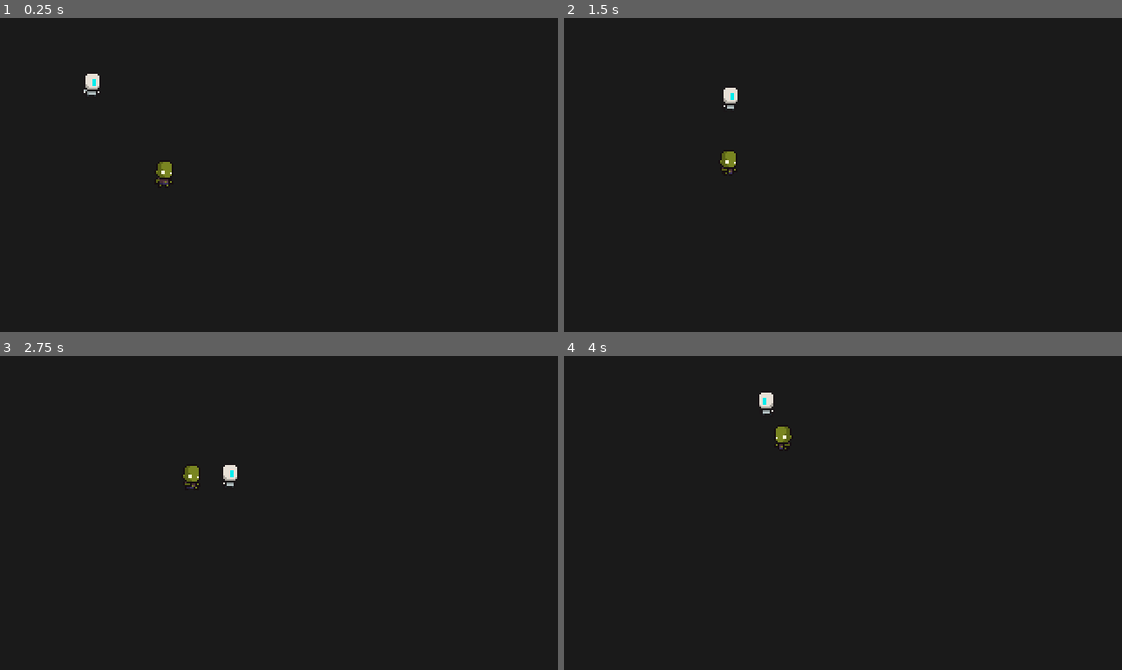
Above: before the commit, frames 1-4 (two rows, left to right).
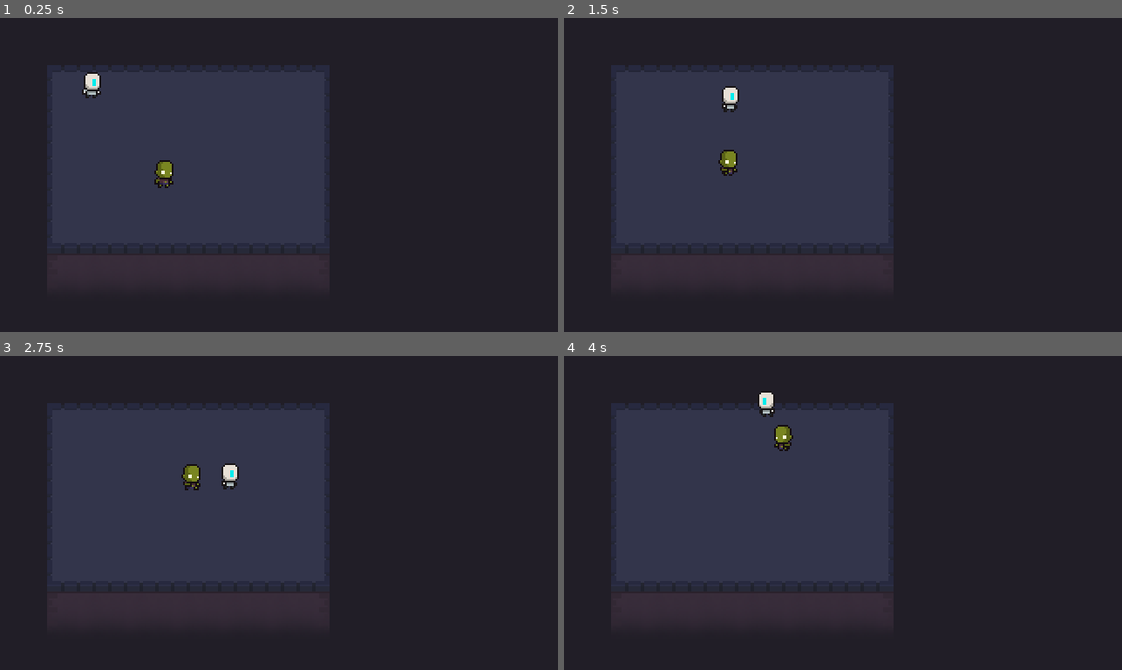
Above: after the commit, the same moments.

Repository: FelixSnz/ZombiesDgame
Game: Godot game, scene res://World.tscn
Same seed, same stepped clock (60 frames per second), same inputs: the game is played once before the commit and once after it.
Inputs:
- Up to frame 1 (0.25 s): no input
- Up to frame 2 (1.5 s): hold Right (ui_right) 0.53-1.28 s; hold Down (ui_down) from 1.28 s (still down)
- Up to frame 3 (2.75 s): release Down (ui_down) at 2.03 s; hold Right (ui_right) from 2.03 s (still down)
- Up to frame 4 (4 s): release Right (ui_right) at 2.78 s; hold Up (ui_up) 2.78-3.53 s; hold Left (ui_left) from 3.53 s (still down)

The runs differ from the first frame. In frame 1, 34% of the frame differs, in the area x 8-60%, y 15-86%; in frame 2, 34%; in frame 3, 34%; in frame 4, 34%.

Commit message:
basic tiles added

Diff:
--- a/World.tscn
+++ b/World.tscn
@@ -1,9 +1,65 @@
-[gd_scene load_steps=3 format=2]
+[gd_scene load_steps=6 format=2]
 
 [ext_resource path="res://Player/Player.tscn" type="PackedScene" id=1]
 [ext_resource path="res://Zombie.tscn" type="PackedScene" id=2]
+[ext_resource path="res://tile_zombies_games.png" type="Texture" id=3]
+[ext_resource path="res://down_walls.png" type="Texture" id=4]
+
+[sub_resource type="TileSet" id=1]
+0/name = "tile_zombies_games.png 0"
+0/texture = ExtResource( 3 )
+0/tex_offset = Vector2( 0, 0 )
+0/modulate = Color( 1, 1, 1, 1 )
+0/region = Rect2( 0, 0, 156, 159 )
+0/tile_mode = 1
+0/autotile/bitmask_mode = 1
+0/autotile/bitmask_flags = [ Vector2( 0, 0 ), 432, Vector2( 0, 1 ), 438, Vector2( 0, 2 ), 54, Vector2( 0, 3 ), 48, Vector2( 1, 0 ), 504, Vector2( 1, 1 ), 511, Vector2( 1, 2 ), 63, Vector2( 1, 3 ), 56, Vector2( 2, 0 ), 216, Vector2( 2, 1 ), 219, Vector2( 2, 2 ), 27, Vector2( 2, 3 ), 24, Vector2( 3, 0 ), 144, Vector2( 3, 1 ), 146, Vector2( 3, 2 ), 18, Vector2( 3, 3 ), 16 ]
+0/autotile/icon_coordinate = Vector2( 3, 3 )
+0/autotile/tile_size = Vector2( 27, 27 )
+0/autotile/spacing = 0
+0/autotile/occluder_map = [  ]
+0/autotile/navpoly_map = [  ]
+0/autotile/priority_map = [  ]
+0/autotile/z_index_map = [  ]
+0/occluder_offset = Vector2( 0, 0 )
+0/navigation_offset = Vector2( 0, 0 )
+0/shape_offset = Vector2( 0, 0 )
+0/shape_transform = Transform2D( 1, 0, 0, 1, 0, 0 )
+0/shape_one_way = false
+0/shape_one_way_margin = 0.0
+0/shapes = [  ]
+0/z_index = 0
+1/name = "down_walls.png 1"
+1/texture = ExtResource( 4 )
+1/tex_offset = Vector2( 0, 0 )
+1/modulate = Color( 1, 1, 1, 1 )
+1/region = Rect2( 0, 0, 108, 35 )
+1/tile_mode = 1
+1/autotile/bitmask_mode = 2
+1/autotile/bitmask_flags = [ Vector2( 0, 0 ), 48, Vector2( 1, 0 ), 56, Vector2( 2, 0 ), 24, Vector2( 3, 0 ), 16 ]
+1/autotile/icon_coordinate = Vector2( 3, 0 )
+1/autotile/tile_size = Vector2( 27, 27 )
+1/autotile/spacing = 0
+1/autotile/occluder_map = [  ]
+1/autotile/navpoly_map = [  ]
+1/autotile/priority_map = [  ]
+1/autotile/z_index_map = [  ]
+1/occluder_offset = Vector2( 0, 0 )
+1/navigation_offset = Vector2( 0, 0 )
+1/shape_offset = Vector2( 0, 0 )
+1/shape_transform = Transform2D( 1, 0, 0, 1, 0, 0 )
+1/shape_one_way = false
+1/shape_one_way_margin = 0.0
+1/shapes = [  ]
+1/z_index = 0
 
 [node name="World" type="Node2D"]
+
+[node name="TileMap" type="TileMap" parent="."]
+tile_set = SubResource( 1 )
+cell_size = Vector2( 27, 27 )
+format = 1
+tile_data = PoolIntArray( 65537, 0, 0, 65538, 0, 1, 65539, 0, 1, 65540, 0, 1, 65541, 0, 1, 65542, 0, 2, 131073, 0, 65536, 131074, 0, 65537, 131075, 0, 65537, 131076, 0, 65537, 131077, 0, 65537, 131078, 0, 65538, 196609, 0, 65536, 196610, 0, 65537, 196611, 0, 65537, 196612, 0, 65537, 196613, 0, 65537, 196614, 0, 65538, 262145, 0, 131072, 262146, 0, 131073, 262147, 0, 131073, 262148, 0, 131073, 262149, 0, 131073, 262150, 0, 131074, 327681, 1, 0, 327682, 1, 1, 327683, 1, 1, 327684, 1, 1, 327685, 1, 1, 327686, 1, 2 )
 
 [node name="YSort" type="YSort" parent="."]
 
--- a/project.godot
+++ b/project.godot
@@ -65,5 +65,5 @@
 quality/driver/driver_name="GLES2"
 vram_compression/import_etc=true
 vram_compression/import_etc2=false
-environment/default_clear_color=Color( 0.101961, 0.101961, 0.101961, 1 )
+environment/default_clear_color=Color( 0.129412, 0.117647, 0.152941, 1 )
 environment/default_environment="res://default_env.tres"
Binary file added: down_walls.png
Not shown, added: down_walls.png.import
Binary file added: tile_zombies_games.png
Not shown, added: tile_zombies_games.png.import
